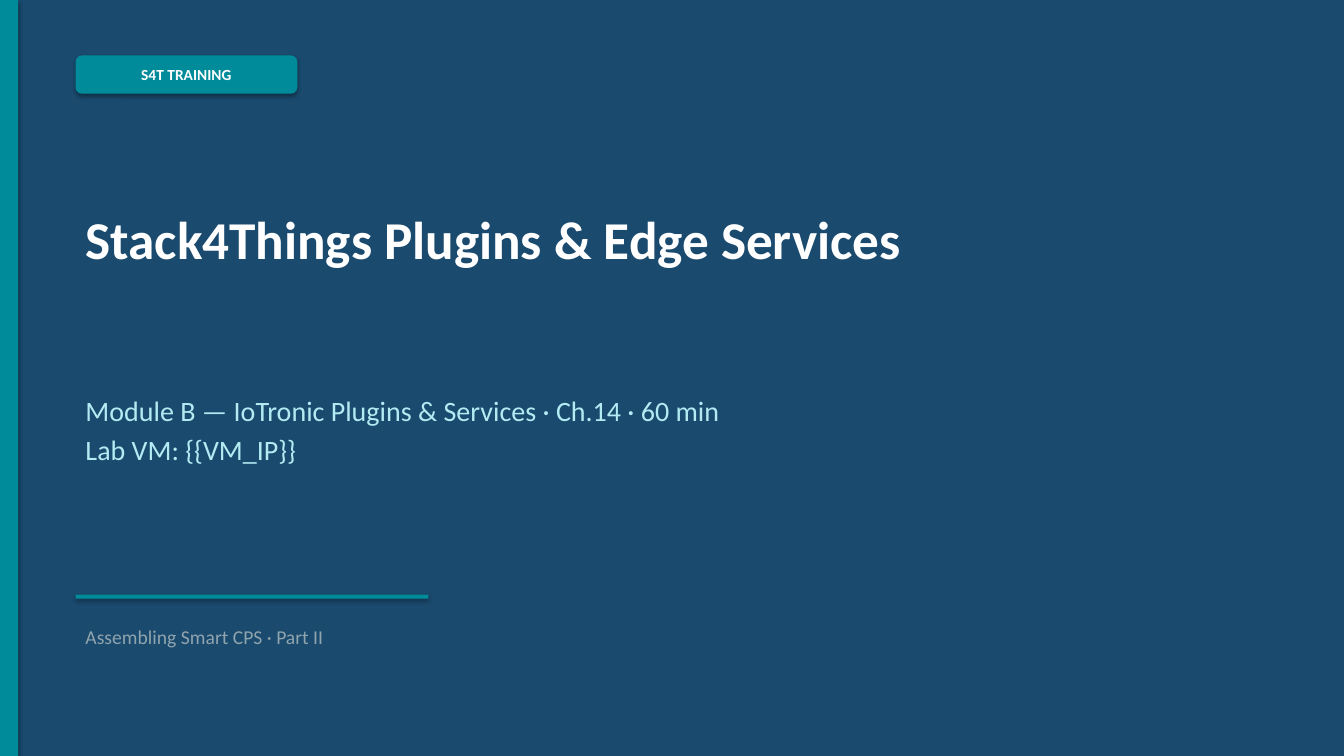
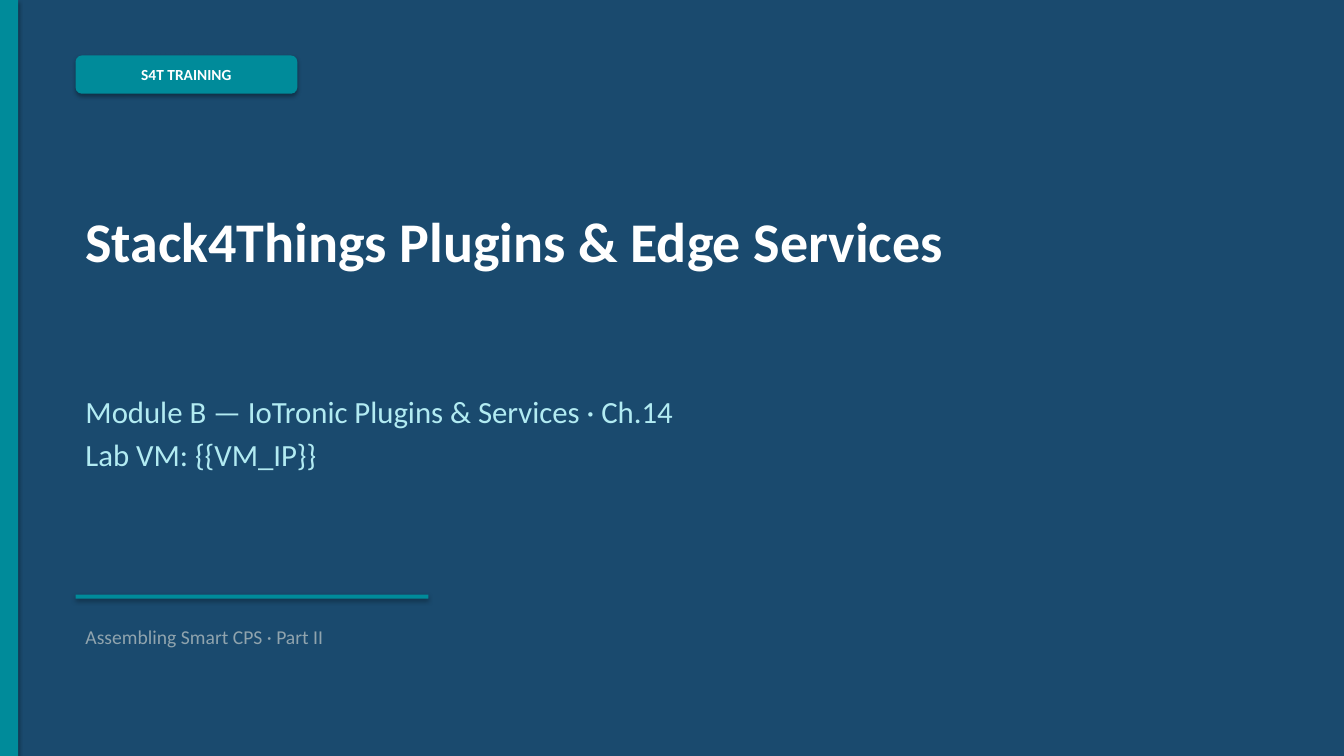
Before and after one commit to lucadagati/AssemblyingCPS_training, a slide deck: slide 1 of slides/ModuleB_Plugin_Services_EN.pptx. Drawn at 1344x756 pixels with LibreOffice and Linux fonts; fonts in the diff are those of the drawing. Boxes give left, top, right and bottom in pixels: in the first picture for what was removed or moved away, otherwise in the second. Text is boxed around its words. In the diff, an @@ line names an element or a change of style, - is before the commit and + after.

```diff
--- a/slides/ModuleB_Plugin_Services_EN.pptx
+++ b/slides/ModuleB_Plugin_Services_EN.pptx
@@ text "Stack4Things Plugins & Edge Services" at box(85, 222, 943, 272): size 38 to 40 pt @@
@@ text at box(85, 401, 672, 429): text changed; size 20 to 22 pt @@
-Module B — IoTronic Plugins & Services · Ch.14 · 60 min
+Module B — IoTronic Plugins & Services · Ch.14
@@ text at box(85, 444, 316, 470): size 20 to 22 pt in "Lab VM: {{VM_IP}}" @@
```
Also in this commit, not shown: 59 other slides changed, 15 other files.
